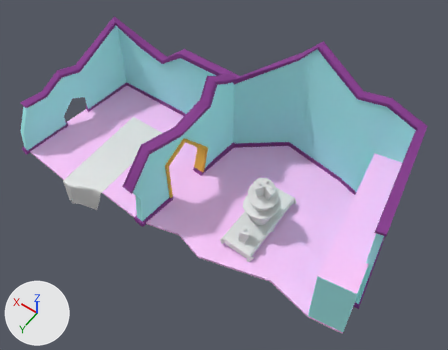
An edit to the FBX model Assets/Art/Environment/Birthday_Puzzle.FBX, drawn before and after from the same camera.
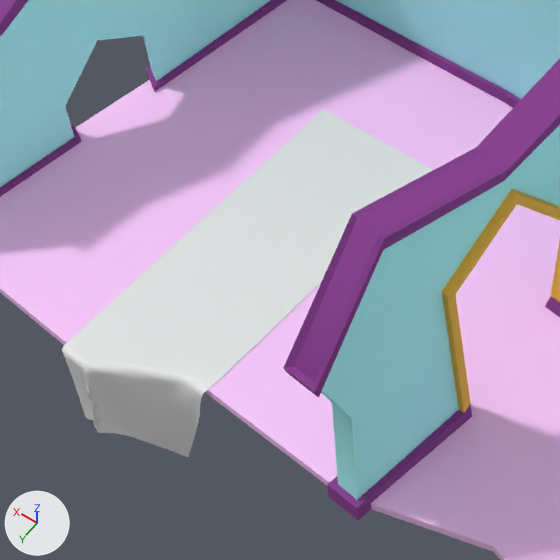
Old and new are each drawn whole from a camera (50 mm lens) standing at (-54.3, 29.3, 65.3) and looking at (-26.9, -9.0, 5.1) and again close up on the part from 10% to 44% of the width and 25% to 68% of the height. Lighting does not change. The marker at lower left points along +X, +Y and +Z. Where no turn or scale is listed for an object, it has been applied to the vertices. Vertices at the same position are counted once.

The first close-up shows 'Alfombra', 'ParedPuerta', 'Paredes', 'Suelo'.
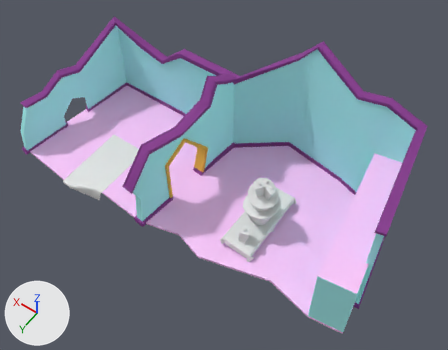
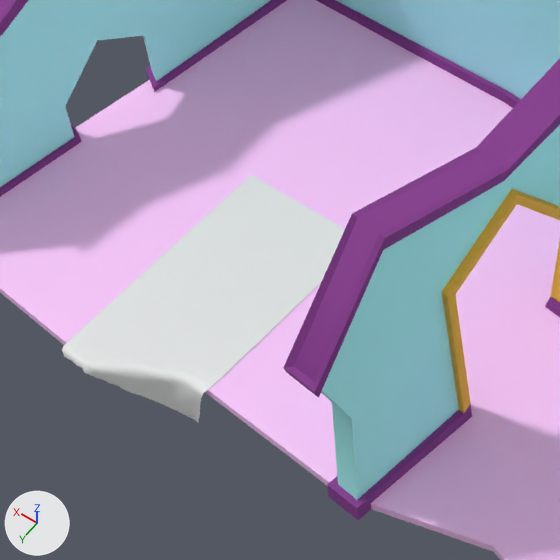
Edits to the bpy script that builds the scene:
```text
Change me_mesh_008:
    used by ob_alfombra; location = (-10.9, -5.46, 1.0)
    remove me_mesh_008.from_pydata(...)  # 840 vertices, 782 faces; spans x -2.77..2.76, y -7.62..6.96, z -5.7..-0.61
    add me_mesh_008.from_pydata(...)  # 576 vertices, 529 faces; spans x -2.77..2.76, y -3.46..6.73, z -2.67..-0.61
    me_mesh_008 part 1
    144 vertices are removed from x -2.76..2.76, y -7.62..-4.16, z -0.63
    138 faces are deleted
    me_mesh_008 part 2
    120 vertices are removed from x -1.91..2.62, y 5.29..6.96, z -5.7..-1.7
    115 faces are deleted
```

Boxes [x1, y1, x2, y2] around the edits, measured in the close-ups (560 x 560 px):
'Alfombra', reshaped (24% narrower, 29% shorter)
    before: [62, 109, 433, 457]
    after: [62, 175, 345, 422]
part 1 of me_mesh_008, deleted
    before: [252, 109, 433, 229]
part 2 of me_mesh_008, deleted
    before: [65, 357, 198, 457]
